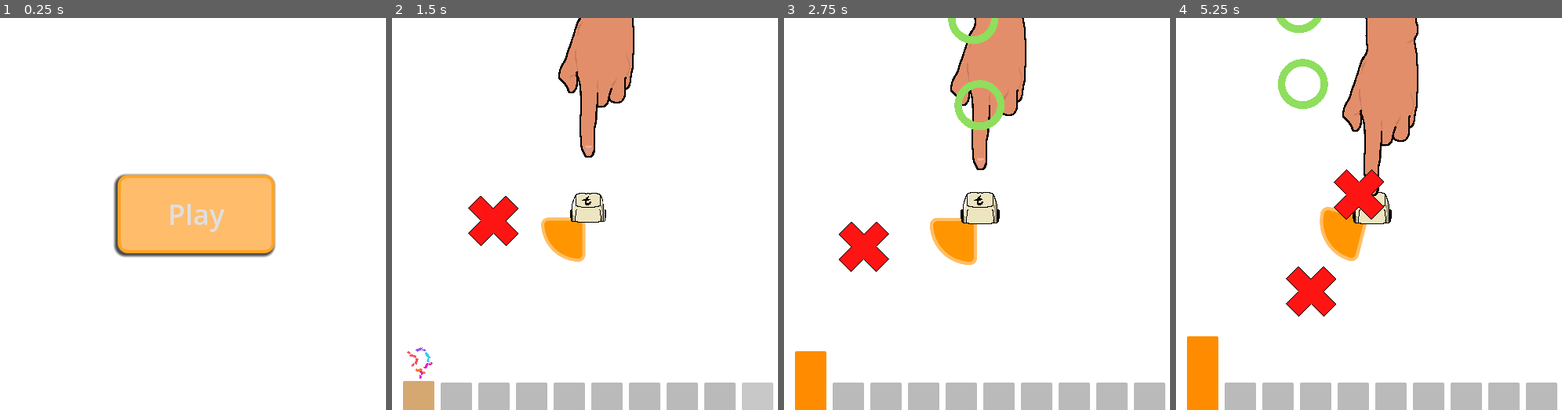
Above: before the commit, frames 1-4 (left to right).
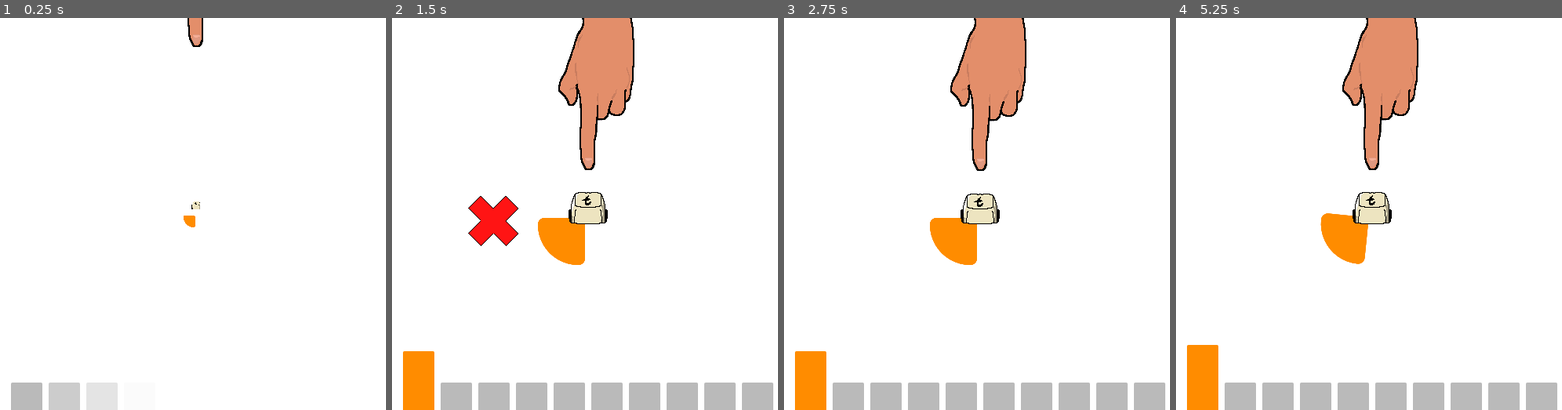
Above: after the commit, the same moments.

Repository: wpuerner/t
Game: Godot game, scene res://scenes/main.tscn
Two runs of this game, one before a commit and one after it. Both use one fixed random seed, a clock stepped at 60 frames per second and the inputs below. Sound files missing from this copy of the repository are replaced by a short silence.
Inputs (mouse positions are in pixels of both pictures, inside the frame that each line leads up to):
- Up to frame 1 (0.25 s): no input
- Up to frame 2 (1.5 s): click (588, 214) at 0.5 s, where only the run before the commit has a clickable "Play"; hold S (s) from 1.28 s (still down)
- Up to frame 3 (2.75 s): tap T (t) at 1.55, 2.1 s; release S (s) at 2.03 s; tap S (s) at 2.3 s
- Up to frame 4 (5.25 s): hold S (s) 2.78-3.53 s; tap T (t) at 3.05, 3.6, 4.55, 5.1 s; tap S (s) at 3.8 s; hold S (s) 4.28-5.03 s

The runs differ from the first frame. In frame 1, 11% of the frame differs, in the area x 2-72%, y 0-100%; in frame 2, 3.3%; in frame 3, 2.6%; in frame 4, 5.7%.

Commit message:
upgrade to 4.3; fix export issues

Diff:
--- a/project.godot
+++ b/project.godot
@@ -12,8 +12,12 @@
 
 config/name="T"
 run/main_scene="res://scenes/main.tscn"
-config/features=PackedStringArray("4.2", "GL Compatibility")
+config/features=PackedStringArray("4.3", "GL Compatibility")
 config/icon="res://icon.svg"
+
+[audio]
+
+driver/output_latency.web=15
 
 [display]
 
@@ -24,12 +28,12 @@
 
 t={
 "deadzone": 0.5,
-"events": [Object(InputEventKey,"resource_local_to_scene":fa …(172 unchanged characters)… eycode":84,"key_label":0,"unicode":116,"echo":false,"script":null)
+"events": [Object(InputEventKey,"resource_local_to_scene":fa …(172 unchanged characters)… eycode":84,"key_label":0,"unicode":116,"location":0,"echo":false,"script":null)
 ]
 }
 s={
 "deadzone": 0.5,
-"events": [Object(InputEventKey,"resource_local_to_scene":fa …(172 unchanged characters)… eycode":83,"key_label":0,"unicode":115,"echo":false,"script":null)
+"events": [Object(InputEventKey,"resource_local_to_scene":fa …(172 unchanged characters)… eycode":83,"key_label":0,"unicode":115,"location":0,"echo":false,"script":null)
 ]
 }
 
--- a/scenes/conductor.gd
+++ b/scenes/conductor.gd
@@ -22,6 +22,10 @@
 var callbacks_index: int = 0
 var queue_stop: bool = false
 var stopped: bool = false
+
+func _ready():
+	for loop in LOOPS:
+		AudioServer.register_stream_as_sample(loop)
 
 func start():
 	callbacks.sort_custom(func(a: Callback, b: Callback): return a.trigger_at < b.trigger_at)
--- a/scenes/hand/hand.tscn
+++ b/scenes/hand/hand.tscn
@@ -5,7 +5,7 @@
 
 [sub_resource type="Animation" id="Animation_nfq5d"]
 resource_name = "tap"
-length = 0.4
+length = 0.3
 tracks/0/type = "bezier"
 tracks/0/imported = false
 tracks/0/enabled = false
@@ -26,7 +26,7 @@
 tracks/1/keys = {
 "handle_modes": PackedInt32Array(2, 0, 0),
 "points": PackedFloat32Array(-166, 0, 0, 0.01, -1, -124, -0.01, 2, 0.15, -6, -169, -0.1, 5, 0.25, 0),
-"times": PackedFloat32Array(0, 0.05, 0.3)
+"times": PackedFloat32Array(0, 0.05, 0.25)
 }
 
 [sub_resource type="AnimationLibrary" id="AnimationLibrary_857j5"]
--- /dev/null
+++ b/scenes/level_number/level_number.tres
@@ -0,0 +1,5 @@
+[gd_resource type="Gradient" format=3 uid="uid://be1djnc4oh8gq"]
+
+[resource]
+offsets = PackedFloat32Array(0, 0.301075, 0.650538, 1)
+colors = PackedColorArray(1, 0.55, 0, 1, 0.866667, 1, 0, 1, 0.15, 1, 0, 1, 0, 1, 0.95, 1)
--- a/scenes/level_number/level_number.tscn
+++ b/scenes/level_number/level_number.tscn
@@ -1,11 +1,8 @@
 [gd_scene load_steps=4 format=3 uid="uid://menmcythox1n"]
 
 [ext_resource type="Script" path="res://scenes/level_number/level_number.gd" id="2_ly1gu"]
+[ext_resource type="Gradient" uid="uid://be1djnc4oh8gq" path="res://scenes/level_number/level_number.tres" id="2_ud7c3"]
 [ext_resource type="PackedScene" uid="uid://b3fgfe6lrac76" path="res://scenes/level_number/level_number_panel_container.tscn" id="2_xj10n"]
-
-[sub_resource type="Gradient" id="Gradient_3m17c"]
-offsets = PackedFloat32Array(0, 0.301075, 0.650538, 1)
-colors = PackedColorArray(1, 0.55, 0, 1, 0.866667, 1, 0, 1, 0.15, 1, 0, 1, 0, 1, 0.95, 1)
 
 [node name="LevelNumber" type="MarginContainer"]
 anchors_preset = 15
@@ -16,7 +13,7 @@
 theme_override_constants/margin_left = 12
 theme_override_constants/margin_right = 12
 script = ExtResource("2_ly1gu")
-gradient = SubResource("Gradient_3m17c")
+gradient = ExtResource("2_ud7c3")
 
 [node name="HBoxContainer" type="HBoxContainer" parent="."]
 custom_minimum_size = Vector2(0, 150)
--- a/scenes/main.gd
+++ b/scenes/main.gd
@@ -10,11 +10,13 @@
 @onready var end_game_screen = $EndGame
 
 const HIT_THRESHOLD_SECS: float = 0.15
+const HAND_TAP_DELAY: float = -0.05
 
-var level: int = 9:
+var level: int = 0:
 	set(value):
 		level = value
 		level_number.set_level_number(level)
+		measure_number.set_level_number(level)
 		conductor.queue_loop(level)
 		if level > 9:
 			_end_game()
@@ -33,22 +35,19 @@
 	set(value):
 		s_key_active = value
 		_update_s_key_state(s_key_active)
-var good_measure: bool = true:
-	set(v):
-		good_measure = true
+var good_measure: bool = true
 var total_beats: int = 0
 
 func _ready():
 	conductor.register_callback(PackedFloat32Array([0, 1, 2, 3]), -0.2, _twitch)
-	conductor.register_callback(PackedFloat32Array([0, 1, 2, 3]), -0.05, _left_hand_tap_callable)
-	conductor.register_callback(PackedFloat32Array([0, 1, 2, 3]), -0.25, func(beat): if t_player_beats[level].has(beat): t_key.wiggle())
+	conductor.register_callback(PackedFloat32Array([0, 1, 2, 3]), HAND_TAP_DELAY, _left_hand_tap_callable)
 	conductor.register_callback(PackedFloat32Array([0, 1, 2, 3]), 0, _t_key_callable)
 	conductor.register_callback(PackedFloat32Array([0, 1, 2, 3]), HIT_THRESHOLD_SECS, _check_t_beat)
-	conductor.register_callback(PackedFloat32Array([0.5, 1.5, 2.5, 3.5]), -0.05, _right_hand_tap_callable)
-	conductor.register_callback(PackedFloat32Array([0.5, 1.5, 2.5, 3.5]), -0.25, func(beat): if s_key_active and s_player_beats[level].has(beat): s_key.wiggle())
+	conductor.register_callback(PackedFloat32Array([0.5, 1.5, 2.5, 3.5]), HAND_TAP_DELAY, _right_hand_tap_callable)
 	conductor.register_callback(PackedFloat32Array([0.5, 1.5, 2.5, 3.5]), 0, _s_key_callable)
 	conductor.register_callback(PackedFloat32Array([0.5, 1.5, 2.5, 3.5]), HIT_THRESHOLD_SECS, _check_s_beat)
-	conductor.register_callback(PackedFloat32Array([4]), -0.09, _check_measure)
+	conductor.register_callback(PackedFloat32Array([4]), -0.08, _check_measure)
+	_init_game()
 
 func _twitch(_beat):
 	measure_number.twitch()
@@ -136,15 +135,16 @@
 	add_child(node)
 
 
-func _on_texture_button_pressed():
-	find_child("TextureButton").visible = false
+func _init_game():
 	var tween: Tween = create_tween()
 	tween.set_parallel(true)
 	tween.tween_property(left_hand, "position", Vector2(250, 240), 1.0)
 	tween.tween_property(measure_number, "scale", Vector2.ONE, 1.0)
 	tween.tween_property(t_key, "scale", Vector2.ONE, 1.0)
 	level_number.initialize()
-	await get_tree().create_timer(2.0).timeout
+	await get_tree().create_timer(2.0-HAND_TAP_DELAY).timeout
+	left_hand.tap()
+	await get_tree().create_timer(HAND_TAP_DELAY).timeout
 	conductor.start()
 
 func _end_game():
--- a/scenes/main.tscn
+++ b/scenes/main.tscn
@@ -9,21 +9,6 @@
 [ext_resource type="PackedScene" uid="uid://d33qvy7pddp52" path="res://scenes/measure_number/measure_number.tscn" id="7_sqj8x"]
 [ext_resource type="PackedScene" uid="uid://dltte2m6gglhe" path="res://scenes/end_game.tscn" id="9_bggyk"]
 [ext_resource type="PackedScene" uid="uid://menmcythox1n" path="res://scenes/level_number/level_number.tscn" id="9_k6c3f"]
-
-[sub_resource type="StyleBoxFlat" id="StyleBoxFlat_grcr3"]
-bg_color = Color(1, 0.739, 0.42, 1)
-border_width_left = 4
-border_width_top = 4
-border_width_right = 4
-border_width_bottom = 4
-border_color = Color(1, 0.641667, 0.14, 1)
-corner_radius_top_left = 12
-corner_radius_top_right = 12
-corner_radius_bottom_right = 12
-corner_radius_bottom_left = 12
-shadow_color = Color(0, 0, 0, 0.690196)
-shadow_size = 4
-shadow_offset = Vector2(-2, 2)
 
 [node name="Main" type="Node"]
 script = ExtResource("1_sylqq")
@@ -60,20 +45,3 @@
 z_index = -1
 position = Vector2(250, 251)
 scale = Vector2(1e-05, 1e-05)
-
-[node name="CenterContainer" type="CenterContainer" parent="."]
-anchors_preset = 15
-anchor_right = 1.0
-anchor_bottom = 1.0
-grow_horizontal = 2
-grow_vertical = 2
-
-[node name="TextureButton" type="Button" parent="CenterContainer"]
-custom_minimum_size = Vector2(200, 100)
-layout_mode = 2
-theme_override_font_sizes/font_size = 36
-theme_override_styles/normal = SubResource("StyleBoxFlat_grcr3")
-theme_override_styles/hover = SubResource("StyleBoxFlat_grcr3")
-text = "Play"
-
-[connection signal="pressed" from="CenterContainer/TextureButton" to="." method="_on_texture_button_pressed"]
--- a/scenes/measure_number/measure_number.gd
+++ b/scenes/measure_number/measure_number.gd
@@ -1,4 +1,6 @@
 extends Node2D
+
+@export var gradient: Gradient
 
 @onready var panel_container_0 = $PanelContainer0
 @onready var panel_container_1 = $PanelContainer1
@@ -10,6 +12,21 @@
 
 var tween: Tween
 
+func _ready():
+	_set_colors(gradient.sample(0))
+
+func _set_colors(color: Color):
+	var color_tween = create_tween()
+	color_tween.set_parallel(true)
+	color_tween.tween_property(panel_container_0.get_node("Panel"), "modulate", color, 0.2)
+	color_tween.tween_property(panel_container_1.get_node("Panel"), "modulate", color, 0.2)
+	color_tween.tween_property(panel_container_2.get_node("Panel"), "modulate", color, 0.2)
+	color_tween.tween_property(panel_container_3.get_node("Panel"), "modulate", color, 0.2)
+
+func set_level_number(value):
+	var color = gradient.sample(float(value)/9.0)
+	_set_colors(color)
+
 func set_measure_number(value):
 	if tween: tween.kill()
 	tween = create_tween()
--- a/scenes/measure_number/measure_number.tscn
+++ b/scenes/measure_number/measure_number.tscn
@@ -1,13 +1,10 @@
-[gd_scene load_steps=5 format=3 uid="uid://d33qvy7pddp52"]
+[gd_scene load_steps=6 format=3 uid="uid://d33qvy7pddp52"]
 
 [ext_resource type="Script" path="res://scenes/measure_number/measure_number.gd" id="1_4ohqg"]
+[ext_resource type="Gradient" uid="uid://be1djnc4oh8gq" path="res://scenes/level_number/level_number.tres" id="2_r47yx"]
 
 [sub_resource type="StyleBoxFlat" id="StyleBoxFlat_xoux1"]
-bg_color = Color(1, 0.583333, 0, 1)
-border_width_left = 4
-border_width_top = 4
-border_width_right = 4
-border_width_bottom = 4
+bg_color = Color(1, 1, 1, 1)
 border_color = Color(1, 0.75, 0.4, 1)
 corner_radius_top_left = 10
 corner_radius_top_right = 10
@@ -37,6 +34,7 @@
 
 [node name="MeasureNumber" type="Node2D"]
 script = ExtResource("1_4ohqg")
+gradient = ExtResource("2_r47yx")
 
 [node name="PanelContainer3" type="Node2D" parent="."]
 
@@ -71,6 +69,7 @@
 [node name="PanelContainer0" type="Node2D" parent="."]
 
 [node name="Panel" type="Panel" parent="PanelContainer0"]
+modulate = Color(1, 0.443137, 1, 1)
 offset_left = -4.0
 offset_top = 4.0
 offset_right = 56.0
Binary file added: assets/thumbnail.aseprite
Binary file added: assets/thumbnail.png
Not shown, added: assets/thumbnail.png.import
Not shown: 1 places in scenes/main.tscn that only renumber resources
Not shown, changed: .gitignore
